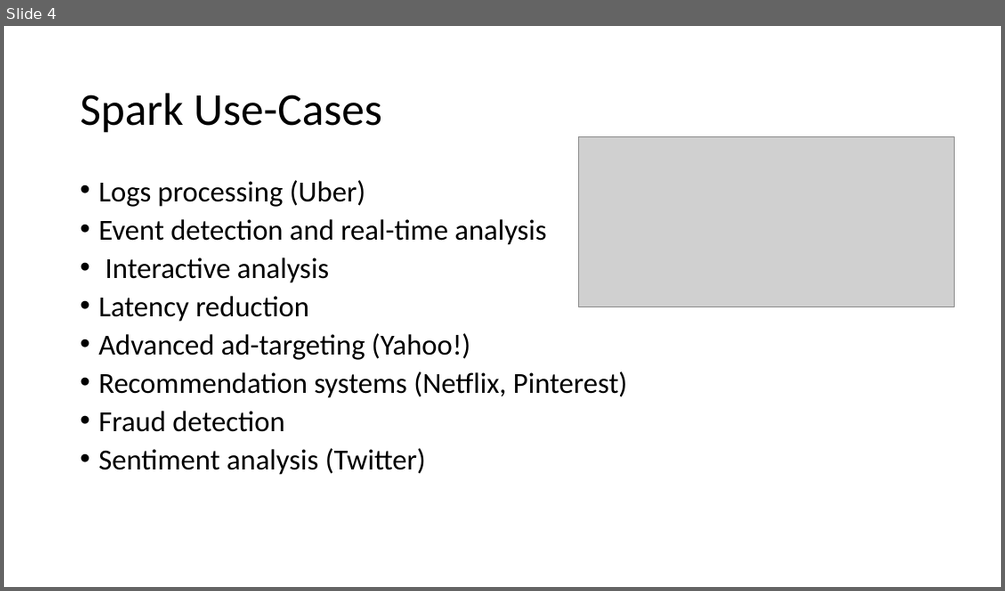
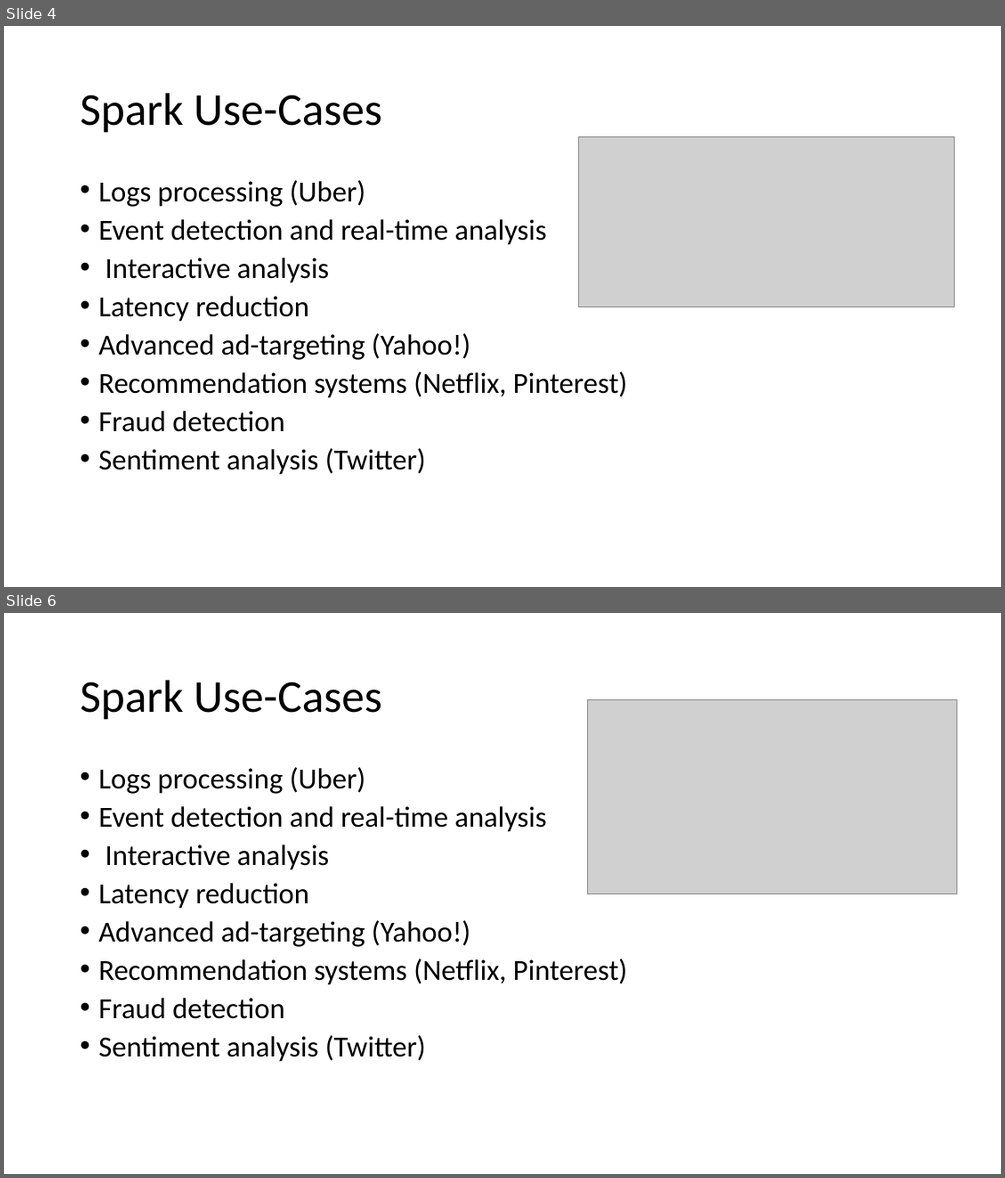
Before and after one commit to tomaztk/workshop-spark-data-engineers, a slide deck: Modules_PPT.pptx. Shown one above the other, each under a label of ours: slide 4 before the commit, slides 4 and 6 after it; the slides between them are not shown. The pictures are 1005x591 and 1005x1178 pixels, drawn with LibreOffice and Linux fonts; fonts in the diff are those of the drawing; grey boxes stand for pictures. Boxes give left, top, right and bottom in pixels: in the first picture for what was removed or moved away, otherwise in the second. Text is boxed around its words. In the diff, an @@ line names an element or a change of style, - is before the commit and + after.

```diff
--- a/Modules_PPT.pptx
+++ b/Modules_PPT.pptx
@@ slide 6 added at <box>4,613,1001,1174</box>, background #FFFFFF @@
@@ title added at <box>80,680,382,720</box>, 44 pt, text #000000 @@
+Spark Use-Cases
@@ picture added at <box>588,699,957,893</box> @@
@@ text added at <box>98,767,627,1062</box>, 28 pt, text #000000 @@
+• Logs processing (Uber)
+• Event detection and real-time analysis
+• Interactive analysis
+• Latency reduction
+• Advanced ad-targeting (Yahoo!)
+• Recommendation systems (Netflix, Pinterest)
+• Fraud detection
+• Sentiment analysis (Twitter)
```
Also in this commit, not shown: 5 other slides added.
